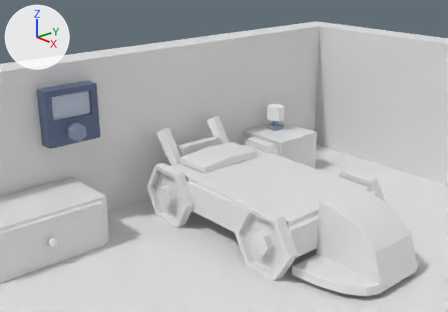
Renders of the Blender file assets_raw/source_files/n64-mr-mister-vs-winter.blend from each side of a commit.
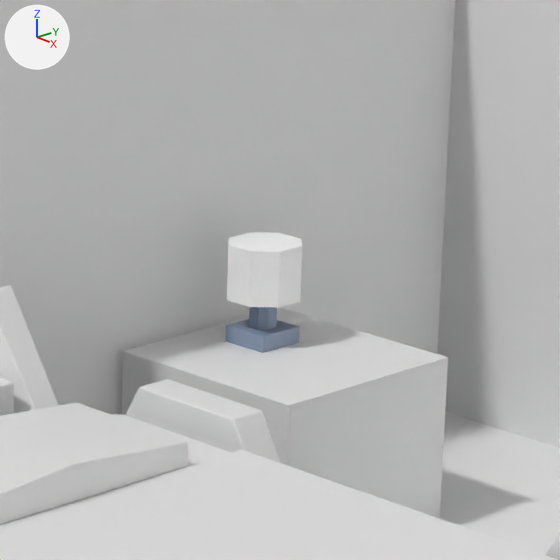
There are two pictures of each version: one from a 50 mm lens placed at (2.343, -3.316, 2.338), pointed at (-1.985, 0.502, 0.273), one close up on the part from 48% to 76% of the width and 17% to 57% of the height. The axes (+X, +Y, +Z) are drawn at upper left. The lights are the same throughout.

Names of what the first close-up shows: 'Bed', 'BedsideLamp', 'Floor.001', 'Nightstand', 'SleeepingRoom.Wall'.
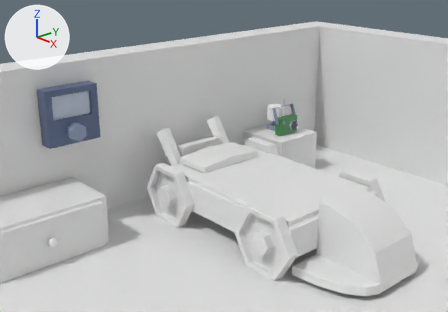
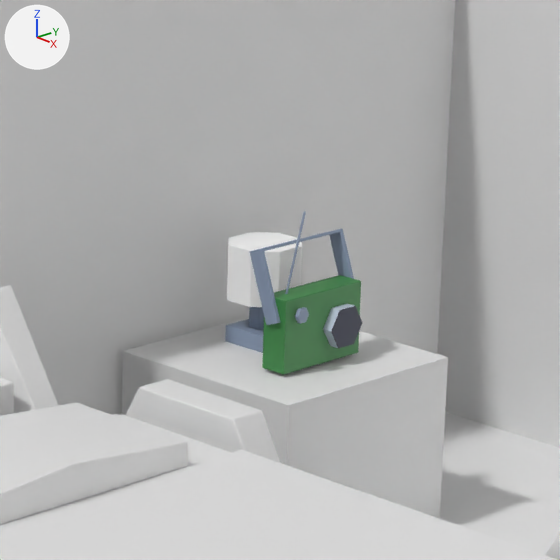
Changed parts and their boxes [x1, y1, x2, y2] in the close-ups (560 x 560 px):
'Radio', added (green): after [249, 211, 362, 374]

The change, as a list of edits to the scene's bpy script:
```text
Add img_radio_base_color:
    img_radio_base_color = load_image('Radio Base Color', '_unpacked/Radio_Base_Color', 128, 128, 'sRGB')
Add mat_material_032:
    mat_material_032 = principled_material('Material.032')
    mat_material_032.texture = img_radio_base_color
Add me_cylinder_003:
    me_cylinder_003.from_pydata(...)  # 72 vertices, 56 faces; spans x -0.266..0.079, y -0.184..0.079, z -0.117..0.013
    me_cylinder_003.polygons.foreach_set('use_smooth', [True] * 56)
    me_cylinder_003.materials.append(mat_material_032)  # picture img_radio_base_color
Add ob_radio:
    ob_radio = bpy.data.objects.new('Radio', me_cylinder_003)
    ob_radio.location = (-1.629, 1.101, 0.551)
    ob_radio.rotation_euler = (0.0, 1.571, 0.0)  # degrees (0, 90, 0)
    _m = ob_radio.modifiers.new('Bevel', 'BEVEL')
    _m.width = 0.0018
    _m.width_pct = 0.0018
    _m.segments = 3
    _m.use_clamp_overlap = False
    _m.profile = 0.7
    _m.miter_outer = 'MITER_ARC'
```
